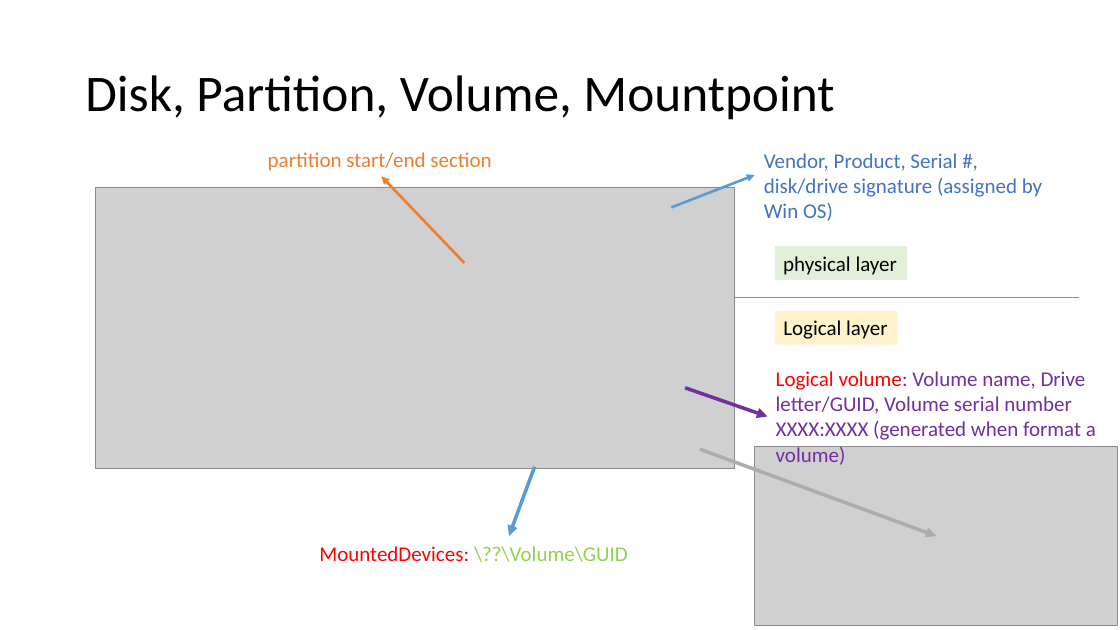
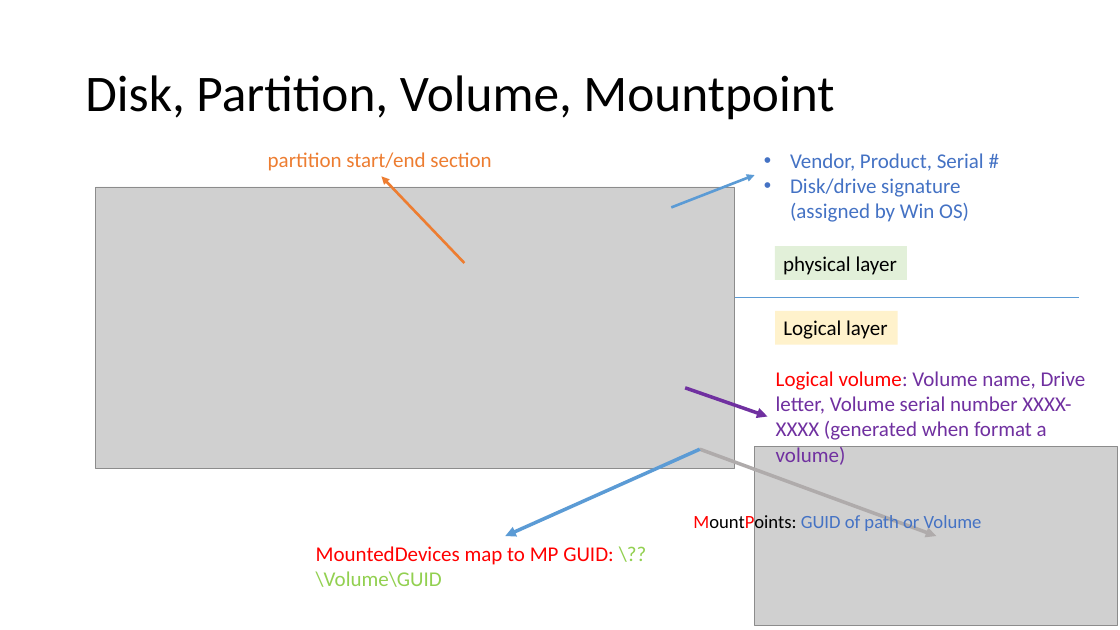
Before and after one commit to frankwxu/digital-forensics-lab, a slide deck: slide 15 of NIST_Data_Leakage_Case/NIST_Data_Leakage_04_Email_USB.pptx. Drawn at 1120x630 pixels with LibreOffice and Linux fonts; fonts in the diff are those of the drawing; grey boxes stand for pictures; background and template pictures are left out. Boxes give left, top, right and bottom in pixels: in the first picture for what was removed or moved away, otherwise in the second. Text is boxed around its words. In the diff, an @@ line names an element or a change of style, - is before the commit and + after.

Commit message:
add generated USN, MFT fiels

```diff
--- a/NIST_Data_Leakage_Case/NIST_Data_Leakage_04_Email_USB.pptx
+++ b/NIST_Data_Leakage_Case/NIST_Data_Leakage_04_Email_USB.pptx
@@ text at <box>790,153,984,222</box>: text changed @@
-Vendor, Product, Serial #, disk/drive signature (assigned by Win OS)
+• Vendor, Product, Serial #
+• Disk/drive signature (assigned by Win OS)
@@ text at <box>776,371,1086,465</box>: text changed @@
-Logical volume: Volume name, Drive letter/GUID, Volume serial number XXXX:XXXX (generated when format a volume)
+Logical volume: Volume name, Drive letter, Volume serial number XXXX-XXXX (generated when format a volume)
@@ arrow moved from (534, 467) - (509, 536) to (700, 450) - (506, 536) @@
@@ text added at <box>693,512,982,533</box>, 16 pt, text #4472C4 @@
+MountPoints: GUID of path or Volume
@@ text at <box>316,546,613,587</box>: text changed @@
-MountedDevices: \??\Volume\GUID
+MountedDevices map to MP GUID: \??\Volume\GUID
```
Also in this commit, not shown: 3 other slides changed, 9 other files.
